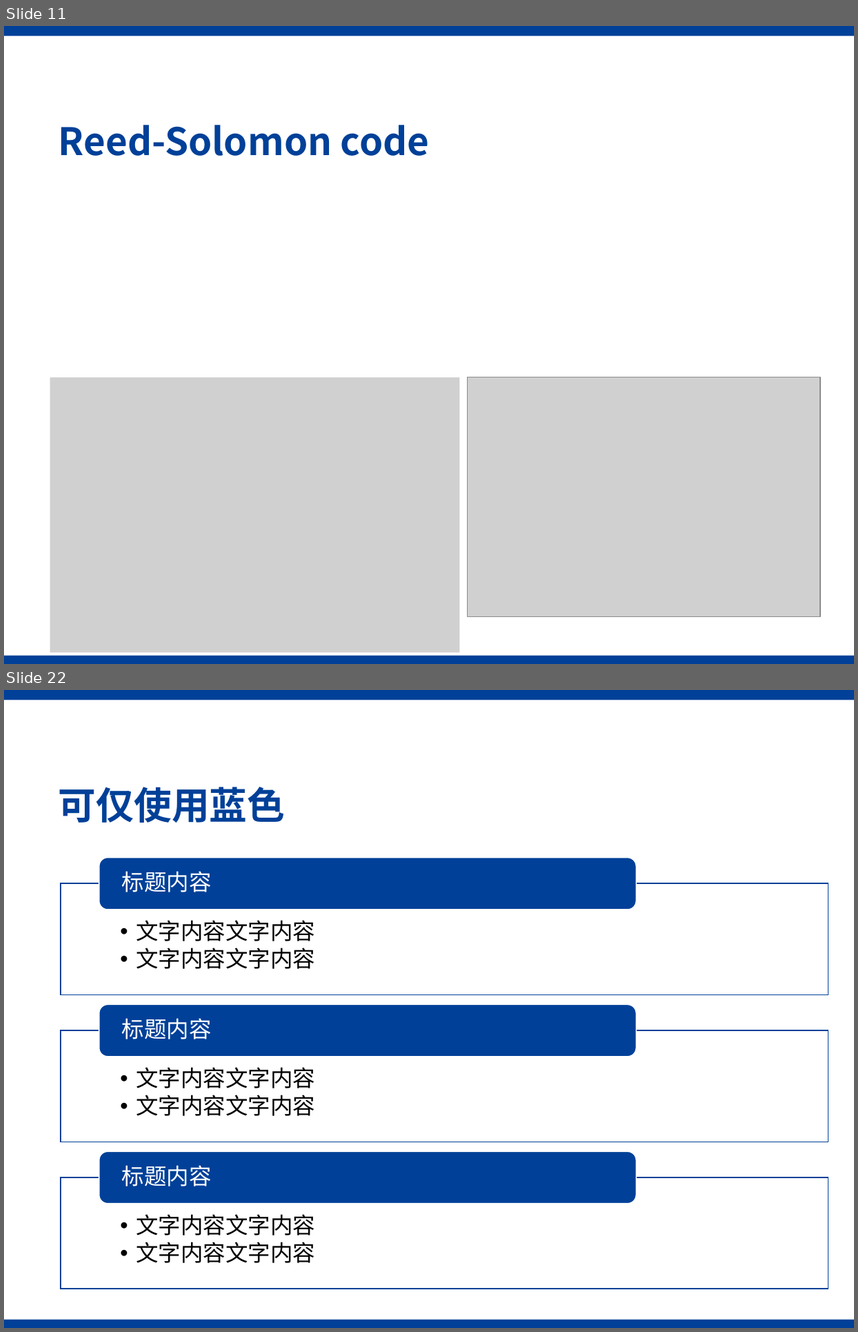
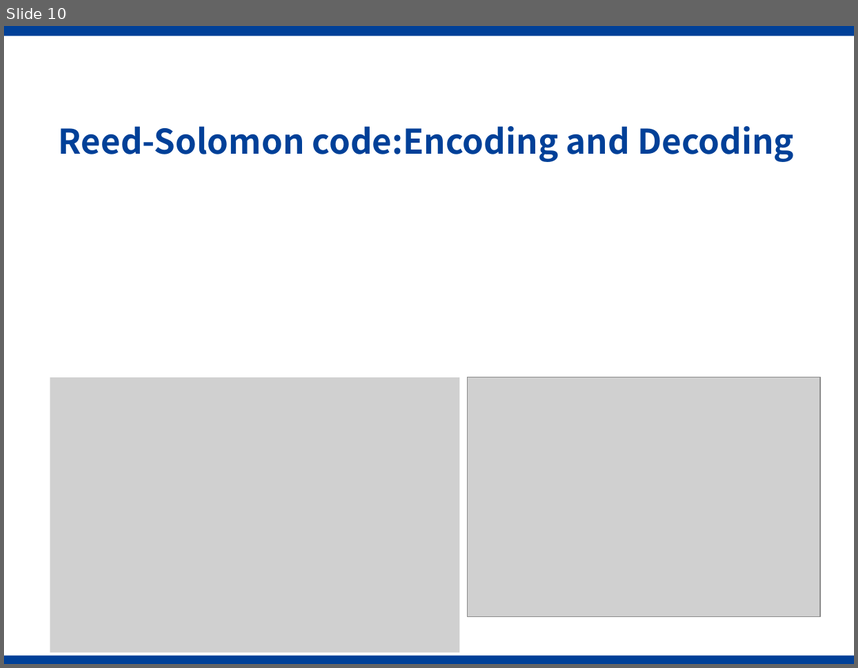
Before and after one commit to Gazer2020/Rectangode, a slide deck: slides.pptx. Shown one above the other, each under a label of ours: slides 11 and 22 before the commit, slide 10 after it; the slides between them are not shown. The pictures are 858x1332 and 858x668 pixels, drawn with LibreOffice and Linux fonts; fonts in the diff are those of the drawing; grey boxes stand for pictures; background and template pictures are left out. Boxes give left, top, right and bottom in pixels: in the first picture for what was removed or moved away, otherwise in the second. Text is boxed around its words. In the diff, an @@ line names an element or a change of style, - is before the commit and + after.

```diff
--- a/slides.pptx
+++ b/slides.pptx
@@ slide 22 removed at box(4, 690, 854, 1328), background #FFFFFF; not listed: 2 template elements that a slide beside it also shows @@
@@ title removed at box(59, 787, 286, 822) @@
-可仅使用蓝色
@@ group removed at box(61, 858, 829, 1288): 6 texts, 3 rectangles, 3 rounded rectangles @@
-  • 文字内容文字内容
-  • 文字内容文字内容
-标题内容
-  • 文字内容文字内容
-  • 文字内容文字内容
-标题内容
-  • 文字内容文字内容
-  • 文字内容文字内容
-标题内容
@@ what was slide 11 is now slide 10 @@
@@ slide 10 changed as well @@
@@ title at box(59, 126, 794, 162): text changed; size 32 to 28.8 pt @@
-Reed-Solomon code
+Reed-Solomon code:Encoding and Decoding
```
Also in this commit, not shown: 3 other slides changed, 11 slides added, 14 other slides removed, 3 other files.
